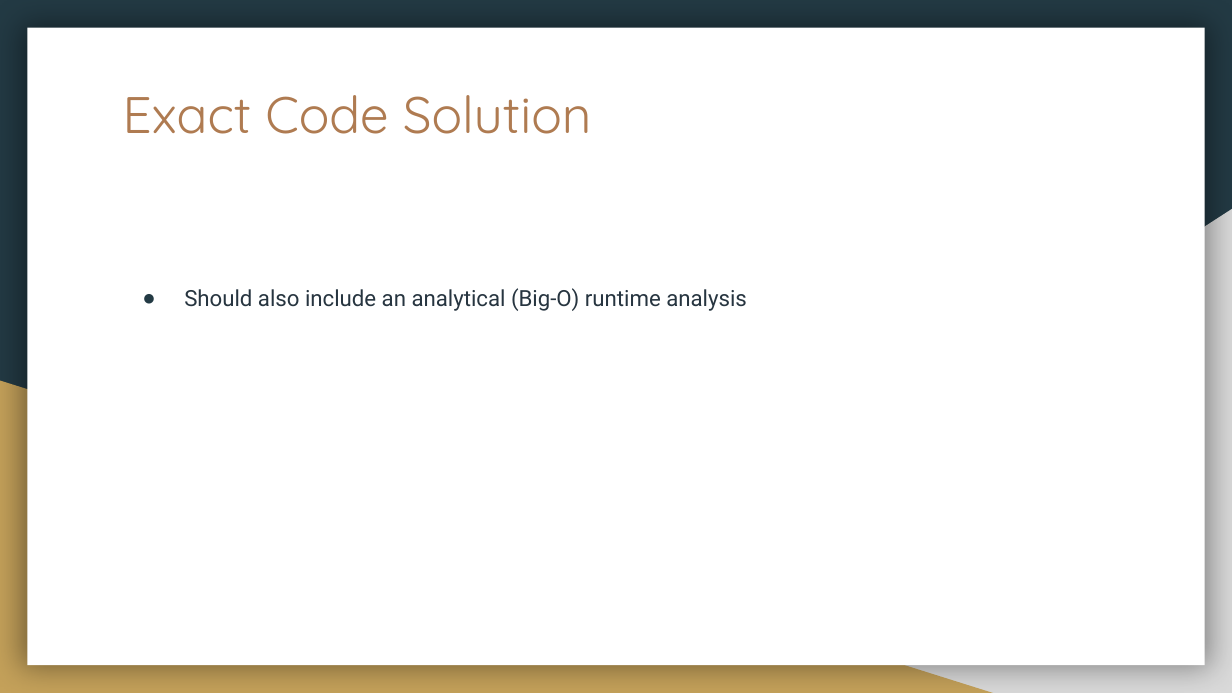
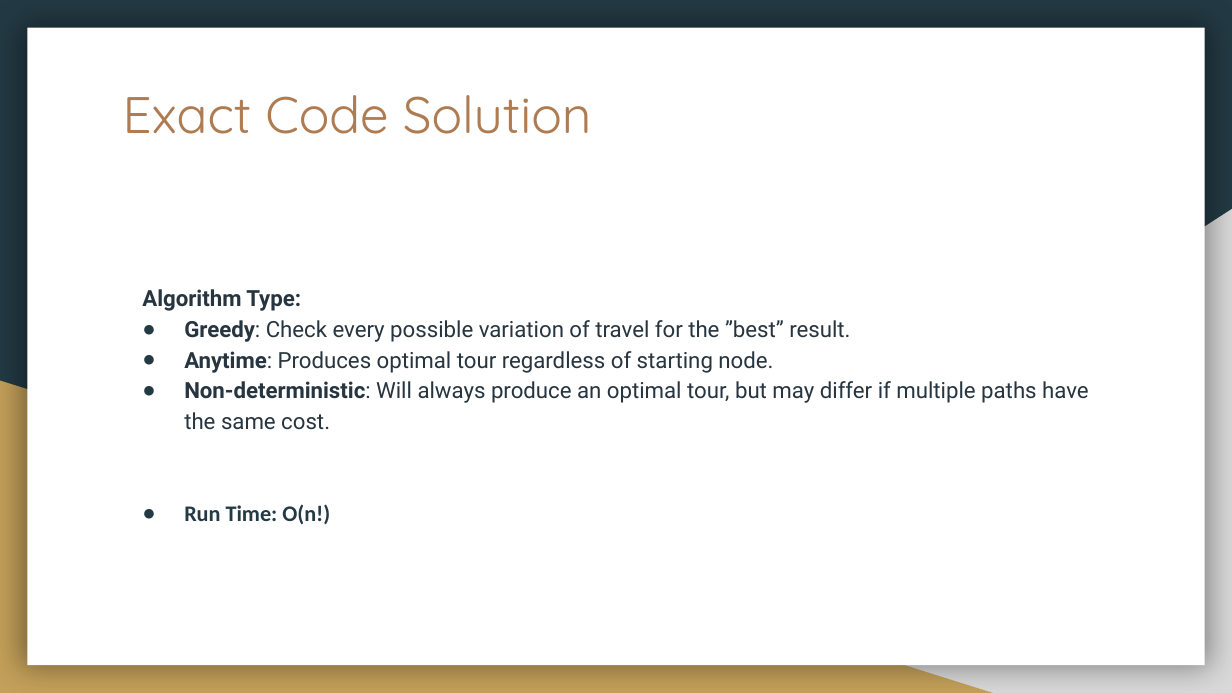
Before and after one commit to Connor-Donegan7/CS_412_Final_Project, a slide deck: slide 8 of problem_presentation/CS412 - final project presentation TSP .pptx. Drawn at 1232x693 pixels with LibreOffice and Linux fonts; fonts in the diff are those of the drawing. Boxes give left, top, right and bottom in pixels: in the first picture for what was removed or moved away, otherwise in the second. Text is boxed around its words. In the diff, an @@ line names an element or a change of style, - is before the commit and + after.

Commit message:
Final presentation version.

```diff
--- a/problem_presentation/CS412 - final project presentation TSP .pptx
+++ b/problem_presentation/CS412 - final project presentation TSP .pptx
@@ text at <box>142,289,1089,524</box>: text changed @@
-● Should also include an analytical (Big-O) runtime analysis
+Algorithm Type:
+● Greedy: Check every possible variation of travel for the ”best” result.
+● Anytime: Produces optimal tour regardless of starting node.
+● Non-deterministic: Will always produce an optimal tour, but may differ if multiple paths have the same cost.
+● Run Time: O(n!)
```
Also in this commit, not shown: 1 other slide changed.
